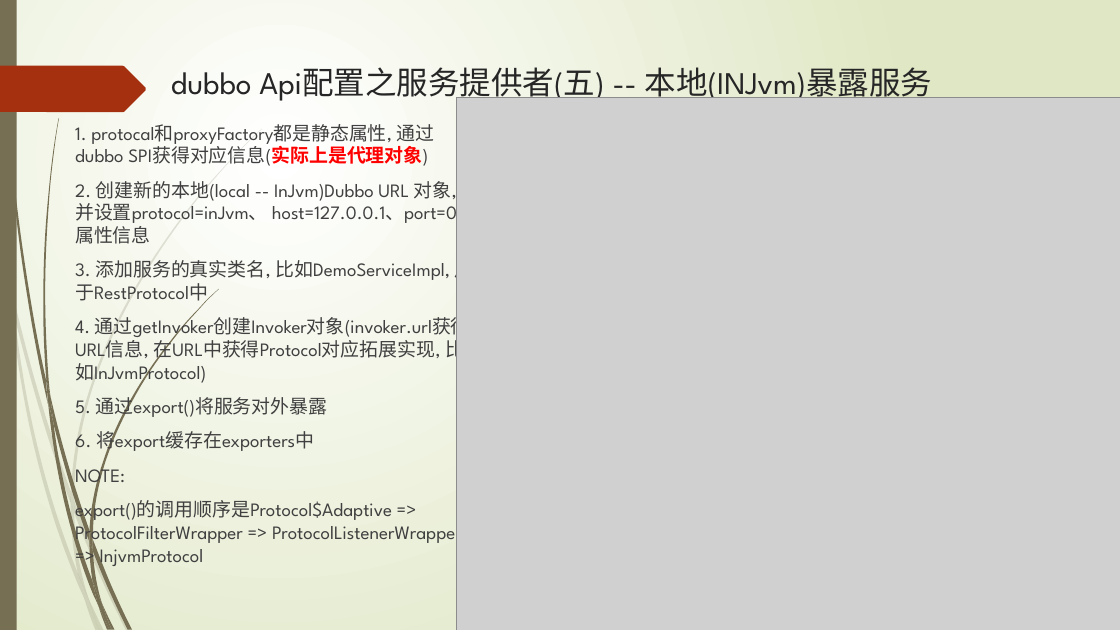
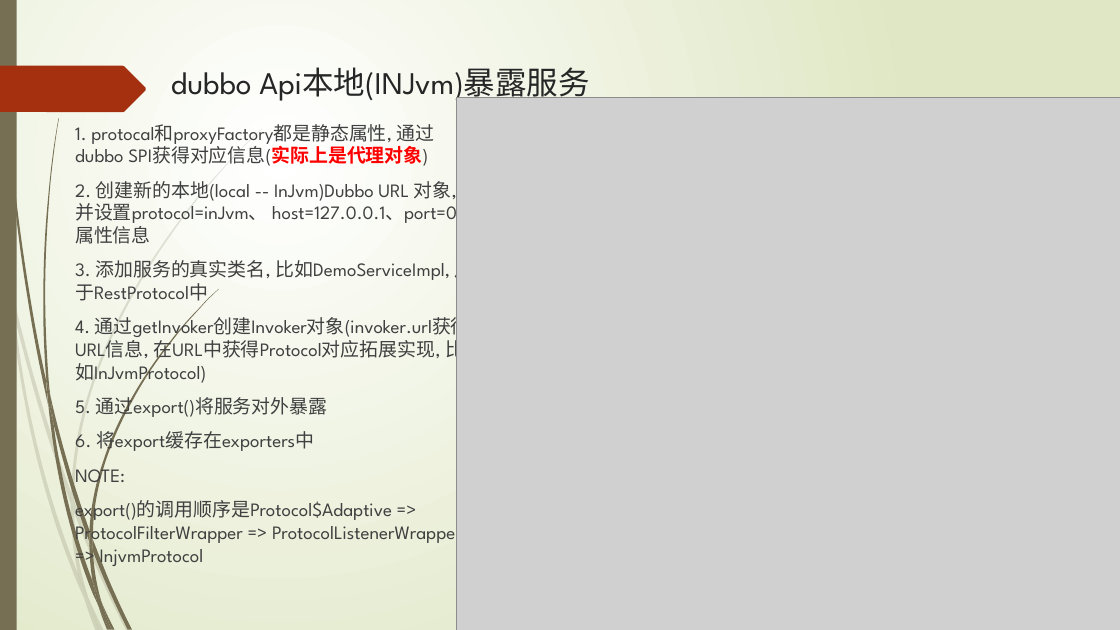
Before and after one commit to ityongman/Source_code_from-entry_to_giveup, a slide deck: slide 14 of dubbo/Dubbo 分析之API配置 v1.0 (二).pptx (slide 10 before the commit). Drawn at 1120x630 pixels with LibreOffice and Linux fonts; fonts in the diff are those of the drawing; grey boxes stand for pictures. Boxes give left, top, right and bottom in pixels: in the first picture for what was removed or moved away, otherwise in the second. Text is boxed around its words. In the diff, an @@ line names an element or a change of style, - is before the commit and + after.

Commit message:
添加dubbo服务暴露，引用对应解析ppt及图

```diff
--- a/dubbo/Dubbo 分析之API配置 v1.0 (二).pptx
+++ b/dubbo/Dubbo 分析之API配置 v1.0 (二).pptx
@@ title at (171, 67, 589, 105): text changed @@
-dubbo Api配置之服务提供者(五) -- 本地(INJvm)暴露服务
+dubbo Api本地(INJvm)暴露服务
```
Also in this commit, not shown: 5 other slides changed, 5 slides added, 6 other files.
